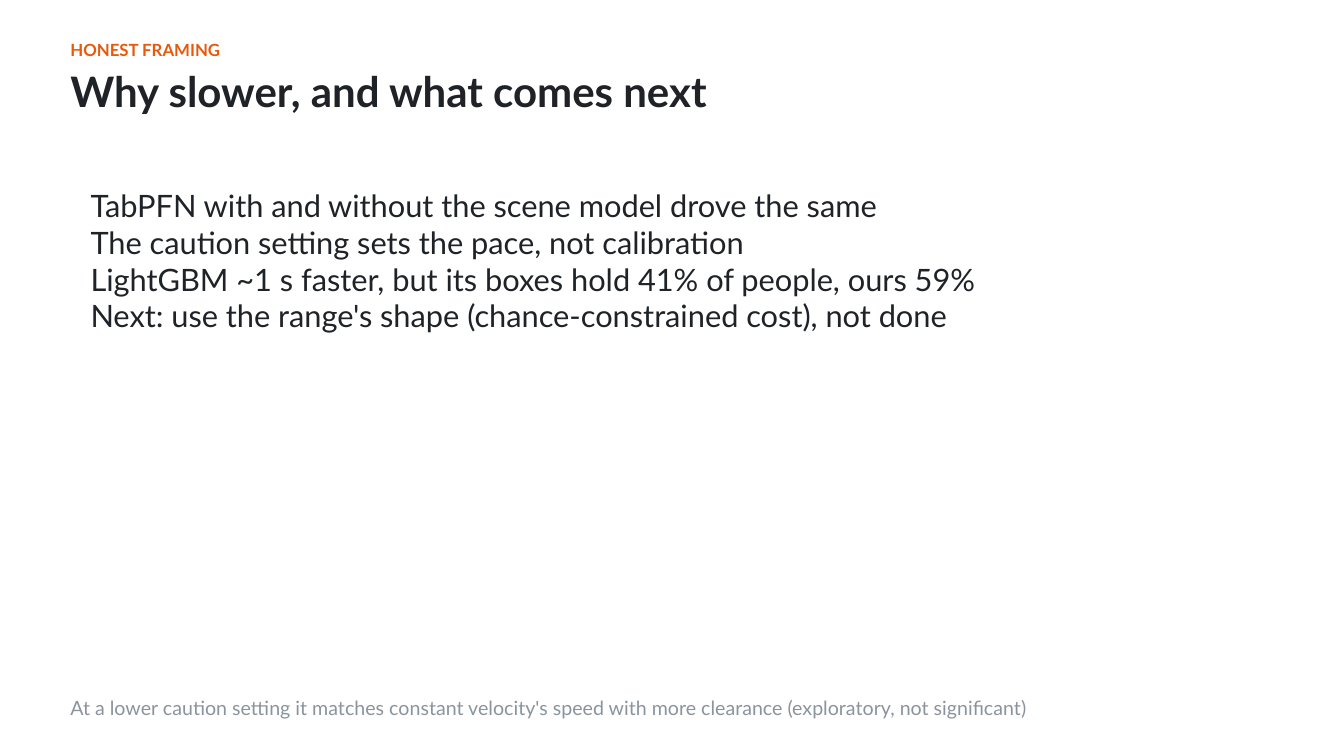
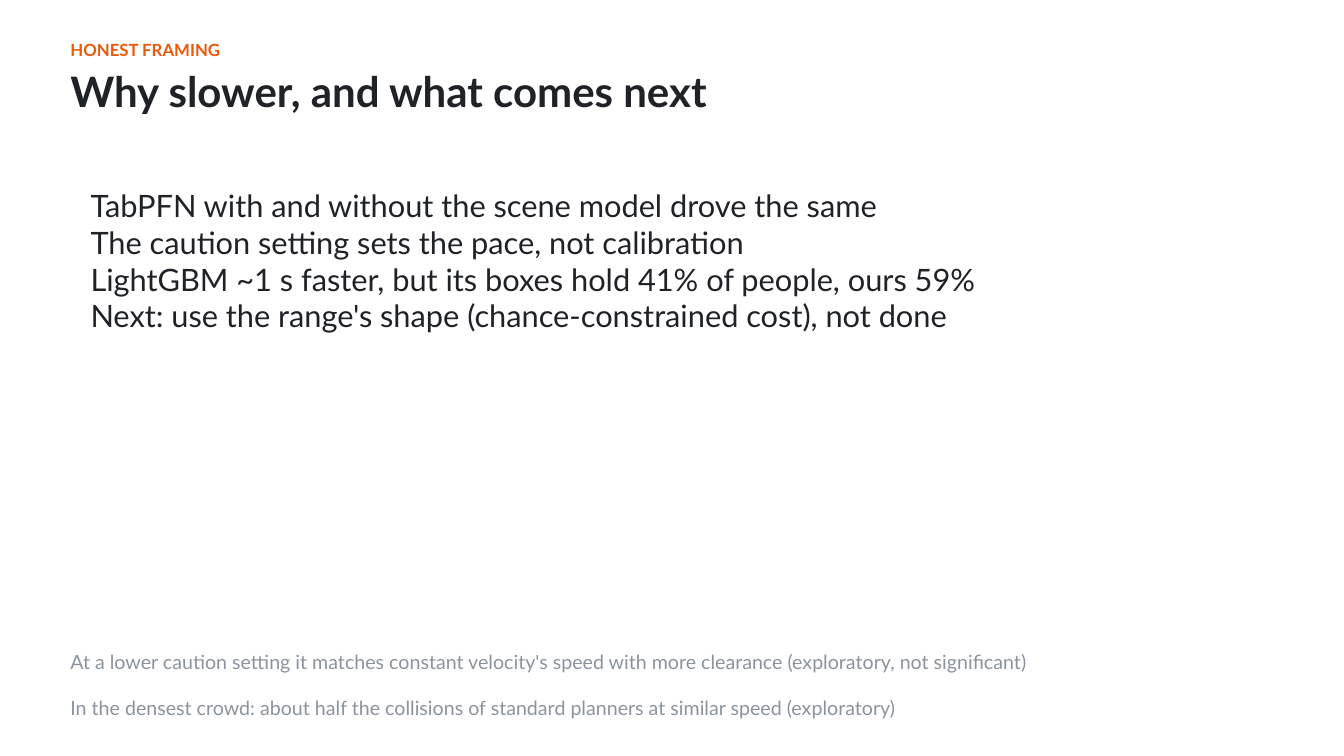
Before and after one commit to shiinalight/Foresight, a slide deck: slide 11 of deck/Foresight.pptx. Drawn at 1344x756 pixels with LibreOffice and Linux fonts; fonts in the diff are those of the drawing. Boxes give left, top, right and bottom in pixels: in the first picture for what was removed or moved away, otherwise in the second. Text is boxed around its words. In the diff, an @@ line names an element or a change of style, - is before the commit and + after.

```diff
--- a/deck/Foresight.pptx
+++ b/deck/Foresight.pptx
@@ text "At a lower caution setting ...": place and size @@
-text "At a lower caution setting ..." at bbox=[70, 700, 1027, 719]
+text "At a lower caution setting ..." at bbox=[70, 654, 1027, 673]
@@ text added at bbox=[70, 700, 895, 719], 14 pt, text #8B949E @@
+In the densest crowd: about half the collisions of standard planners at similar speed (exploratory)
```
Also in this commit, not shown: 2 other files.
